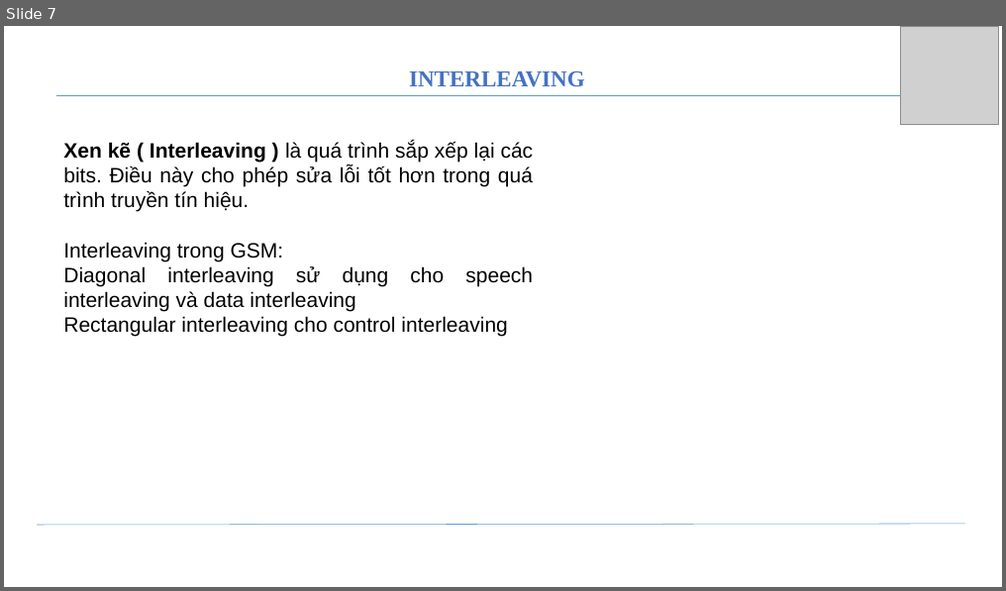
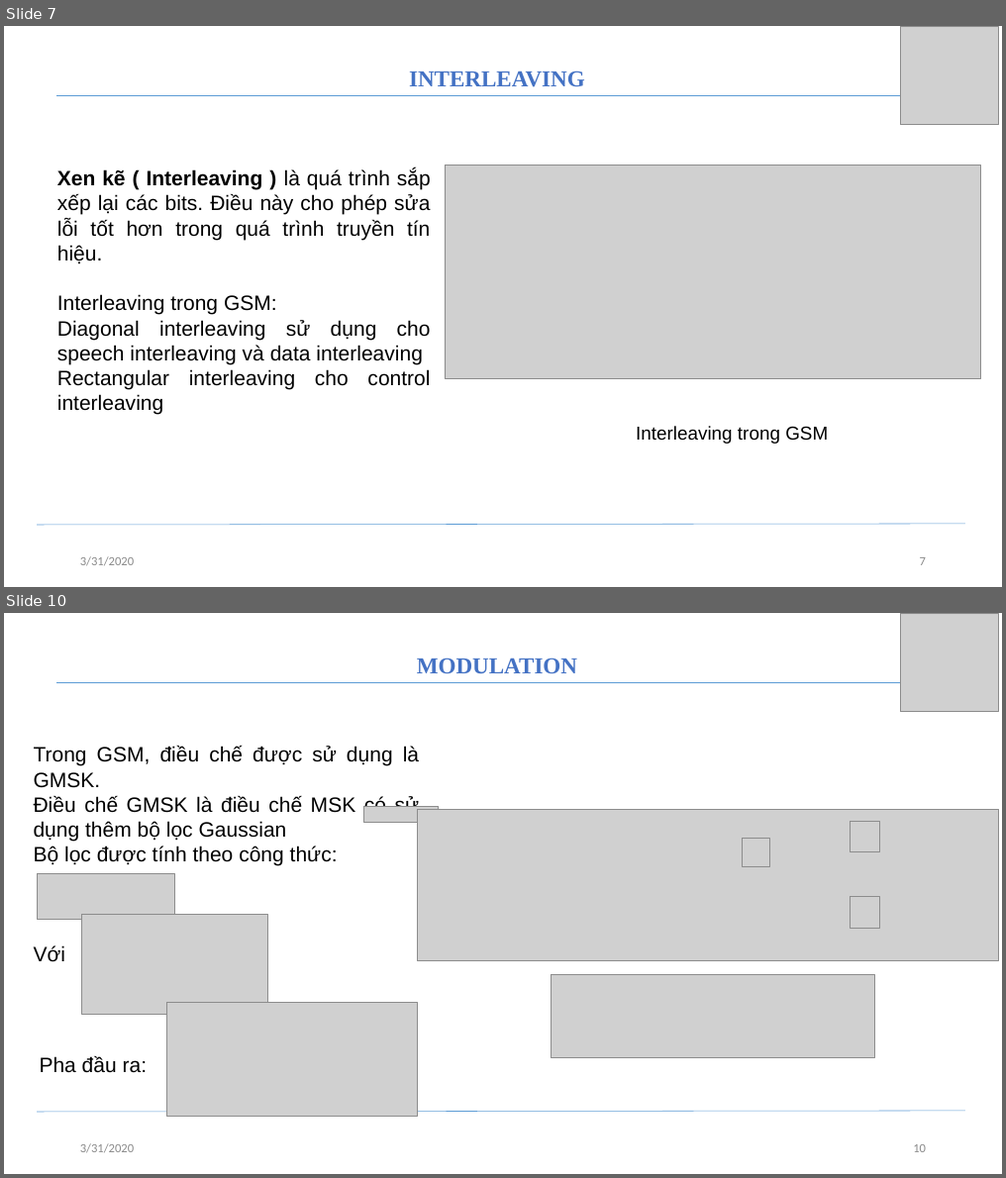
Before and after one commit to datdangquoc97/material, a slide deck: báo cáo.pptx. Shown one above the other, each under a label of ours: slide 7 before the commit, slides 7 and 10 after it; the slides between them are not shown. The pictures are 1006x591 and 1006x1178 pixels, drawn with LibreOffice and Linux fonts; fonts in the diff are those of the drawing; grey boxes stand for pictures; background and template pictures are left out. Boxes give left, top, right and bottom in pixels: in the first picture for what was removed or moved away, otherwise in the second. Text is boxed around its words. In the diff, an @@ line names an element or a change of style, - is before the commit and + after.

```diff
--- a/báo cáo.pptx
+++ b/báo cáo.pptx
@@ slide 10 added at (4, 613, 1002, 1174), background #FFFFFF @@
@@ picture added at (901, 613, 999, 711) @@
@@ text added at (417, 658, 577, 673), 22 pt, text #4472C4, bold @@
+  MODULATION
@@ line added from (56, 682) to (949, 682), #5B9BD5 0.5 pt @@
@@ text added at (34, 746, 420, 962), 20 pt, text #000000 @@
+Trong GSM, điều chế được sử dụng là GMSK.
+Điều chế GMSK là điều chế MSK có sử dụng thêm bộ lọc Gaussian
+Bộ lọc được tính theo công thức:
+Với
@@ picture added at (364, 806, 439, 823) @@
@@ picture added at (417, 809, 999, 961) @@
@@ picture added at (743, 839, 769, 866) @@
@@ picture added at (849, 821, 880, 853) @@
@@ picture added at (37, 873, 174, 919) @@
@@ picture added at (849, 897, 880, 928) @@
@@ picture added at (82, 915, 267, 1014) @@
@@ picture added at (550, 974, 874, 1059) @@
@@ picture added at (166, 1003, 417, 1117) @@
@@ text added at (40, 1057, 148, 1073), 20 pt, text #000000 @@
+Pha đầu ra:
@@ line added from (37, 1112) to (965, 1111), #5B9BD5 0.5 pt @@
@@ text added at (80, 1144, 134, 1154), 12 pt, text #8C8C8C @@
+3/31/2020
@@ page number added at (913, 1145, 926, 1153), 12 pt, text #8C8C8C @@
+10
@@ slide 7 changed as well @@
@@ text "Xen kẽ ( Interleaving ) ..." rewrapped from (63, 141, 534, 337) to (57, 170, 431, 415) @@
@@ picture added at (445, 165, 982, 378) @@
@@ text added at (636, 426, 828, 444), 18 pt, text #000000 @@
+Interleaving trong GSM
@@ text added at (80, 557, 134, 567), 12 pt, text #8C8C8C @@
+3/31/2020
@@ page number added at (920, 558, 926, 566), 12 pt, text #8C8C8C @@
+7
```
Also in this commit, not shown: 6 other slides changed, 2 other slides added, 4 other files.
